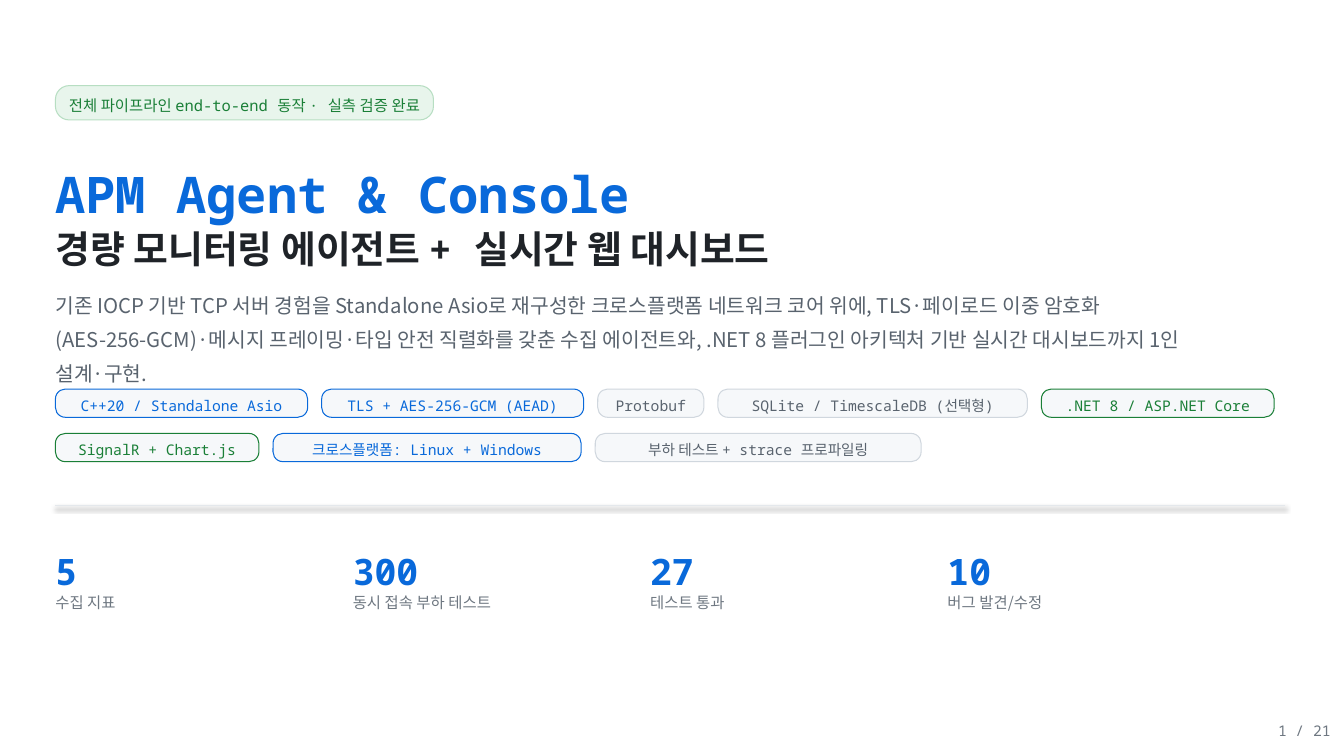
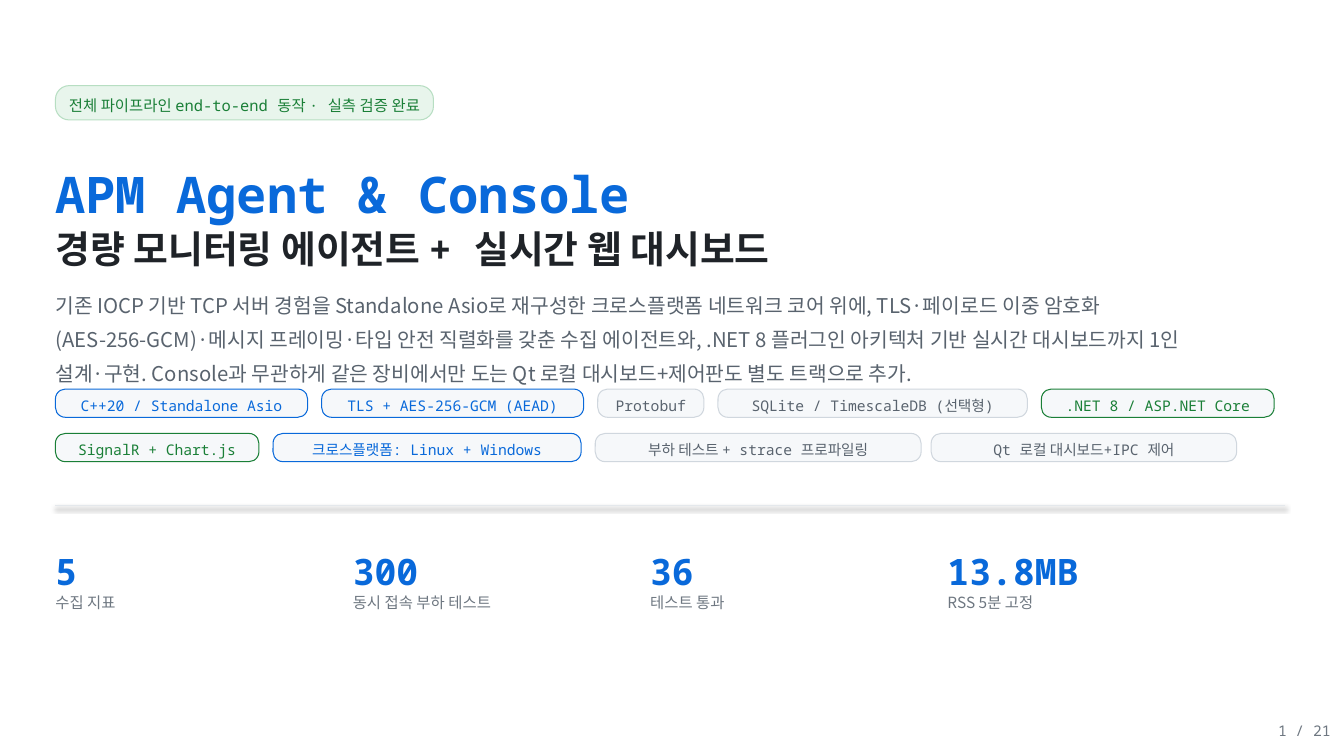
Before and after one commit to shkim4548/APM, a slide deck: slide 1 of Docs/portfolio_apm_light.pptx. Drawn at 1344x756 pixels with LibreOffice and Linux fonts; fonts in the diff are those of the drawing. Boxes give left, top, right and bottom in pixels: in the first picture for what was removed or moved away, otherwise in the second. Text is boxed around its words. In the diff, an @@ line names an element or a change of style, - is before the commit and + after.

```diff
--- a/Docs/portfolio_apm_light.pptx
+++ b/Docs/portfolio_apm_light.pptx
@@ text at (55, 296, 1180, 385): text changed @@
-기존 IOCP 기반 TCP 서버 경험을 Standalone Asio로 재구성한 크로스플랫폼 네트워크 코어 위에, TLS·페이로드 이중 암호화(AES-256-GCM)·메시지 프레이밍·타입 안전 직렬화를 갖춘 수집 에이전트와, .NET 8 플러그인 아키텍처 기반 실시간 대시보드까지 1인 설계·구현.
+기존 IOCP 기반 TCP 서버 경험을 Standalone Asio로 재구성한 크로스플랫폼 네트워크 코어 위에, TLS·페이로드 이중 암호화(AES-256-GCM)·메시지 프레이밍·타입 안전 직렬화를 갖춘 수집 에이전트와, .NET 8 플러그인 아키텍처 기반 실시간 대시보드까지 1인 설계·구현. Console과 무관하게 같은 장비에서만 도는 Qt 로컬 대시보드+제어판도 별도 트랙으로 추가.
@@ rounded rectangle added at (932, 434, 1237, 462), fill #F6F8FA, outline #D0D7DE 0.75 pt @@
@@ text added at (993, 443, 1175, 458), 10.5 pt, text #59636E @@
+Qt 로컬 대시보드+IPC 제어
@@ text at (650, 558, 694, 596): text changed @@
-27
+36
@@ text at (947, 558, 1078, 596): text changed @@
-10
+13.8MB
@@ text at (947, 595, 1033, 609): text changed @@
-버그 발견/수정
+RSS 5분 고정
```
Also in this commit, not shown: 9 other slides changed, 1 slide added, 1 slide removed, 4 other files.
